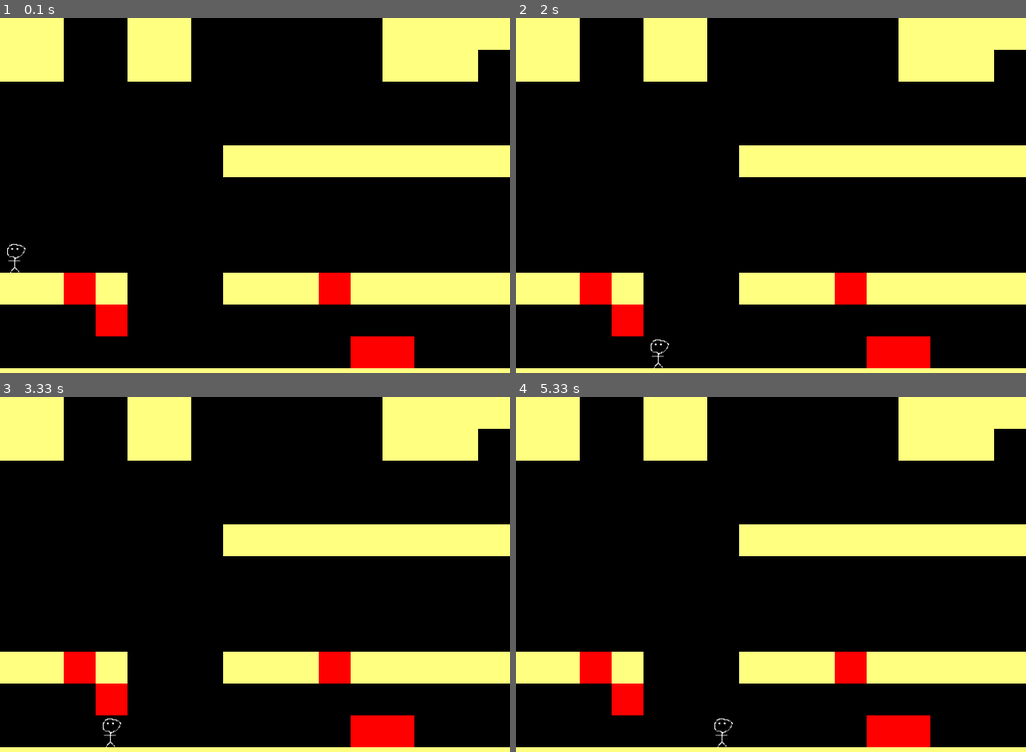
Above: before the commit, frames 1-4 (two rows, left to right).
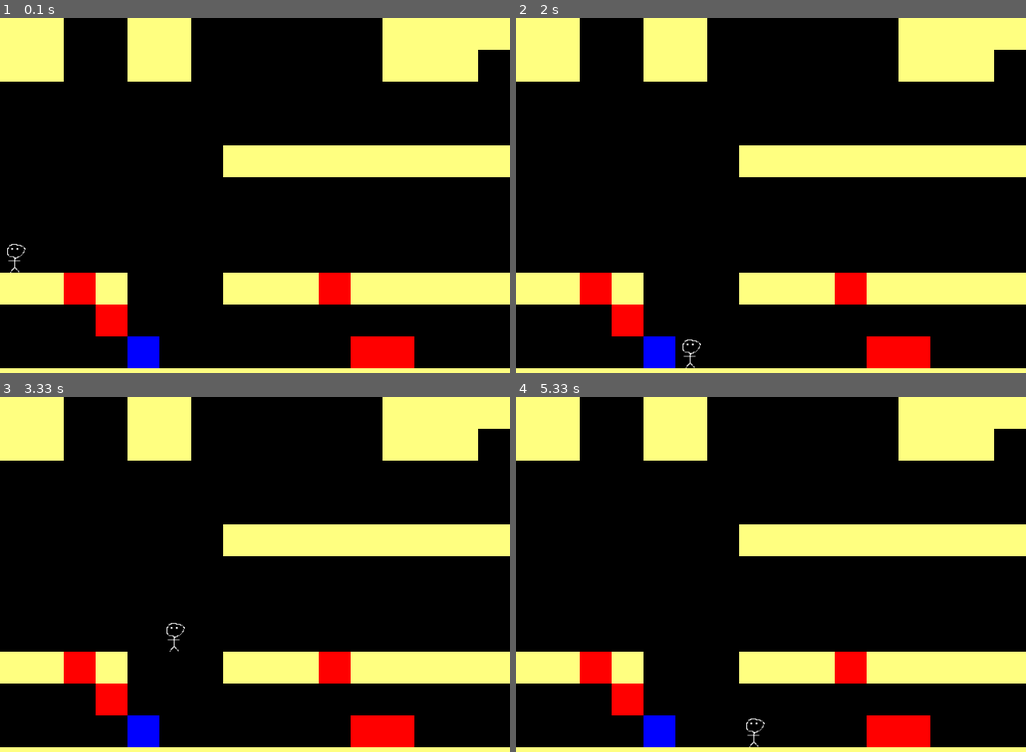
Above: after the commit, the same moments.

Repository: jsbueno/pybr21_pygame_tutorial
Game: pygame game, started from jogo.py
Two runs of this game, one before a commit and one after it. Both use one fixed random seed, a clock stepped at 60 frames per second and the inputs below.
Inputs:
- Up to frame 1 (0.1 s): no input
- Up to frame 2 (2 s): hold Right 0.33-0.8 s; hold Up 0.83-1.13 s; hold Right 1.17-1.63 s; hold Left from 1.67 s (still down)
- Up to frame 3 (3.33 s): release Left at 2.2 s; hold Up from 3 s (still down)
- Up to frame 4 (5.33 s): release Up at 3.37 s; hold Right 3.4-4.03 s; hold Left 4.47-4.93 s; hold Right from 4.97 s (still down)

The runs differ from the first frame. In frame 1, 0.6% of the frame differs, in the area x 25-32%, y 89-99%; in frame 2, 0.6%; in frame 3, 0.7%, in the area x 20-37%, y 63-99%; in frame 4, 0.7%.

Commit message:
Refatorando para acrescentar monstros

Diff:
--- a/jogo.py
+++ b/jogo.py
@@ -16,11 +16,6 @@
 class GameNextStage(GameMessage):
     pass
 
-paredes = {
-    "#": { "color":(255, 255, 128)},
-    "*": { "color": (255, 0, 0)},
-    "E": {"exit": True, "color": (0, 255, 0)},
-}
 
 
 class Mapa:
@@ -50,21 +45,47 @@
             valor = None
         return valor
 
+class Base:
+    arquivo_imagem: str
 
-
-class Personagem:
-    def __init__(self, caminho, mapa, x, y):
+    def __init__(self,mapa, x, y):
         self.x = x
         self.y = y
         self.vx = 0
         self.vy = 0
         self.mapa = mapa
-        self.carrega_imagem(caminho)
+        self.carrega_imagem()
         self.tempo_de_pulo = 0
 
     @property
     def esta_no_chao(self):
         return self.mapa[self.ix, self.iy + 1] is not None
+
+    def movimento(self):
+        if self.x < 0: self.x= 0
+        if self.y < 0: self.y= 0
+        if self.x >= self.mapa.largura:
+            self.x = self.mapa.largura - 1
+        if self.y >= self.mapa.altura:
+            self.y = self.mapa.altura - 1
+
+    @property
+    def ix(self):
+        return round(self.x)
+
+    @property
+    def iy(self):
+        return round(self.y)
+
+    def carrega_imagem(self):
+        imagem = pygame.image.load(self.arquivo_imagem)
+        escala = 1 / (imagem.get_width() / BL)
+        imagem = pygame.transform.rotozoom(imagem, 0, escala)
+        self.imagem = imagem
+
+
+class Personagem(Base):
+    arquivo_imagem = "hominho.png"
 
     def movimento(self, eventos):
         ox, oy = self.x, self.y
@@ -98,10 +119,7 @@
             #if self.mapa.deslocamento < 0:
                 #self.mapa.deslocamento = 0
 
-        if self.x < 0: self.x= 0
-        if self.y < 0: self.y= 0
-        if self.x >= self.mapa.largura: self.x = self.mapa.largura - 1
-        if self.y >= self.mapa.altura: self.y = self.mapa.altura - 1
+        super().movimento()
 
         valor = self.mapa[self.x, self.y]
         if valor:
@@ -116,19 +134,18 @@
                     self.vy += v
         self.tempo_de_pulo = max(self.tempo_de_pulo - 1, 0)
 
-    @property
-    def ix(self):
-        return round(self.x)
+class Monstro(Base):
+    arquivo_imagem = "personagem.png"
 
-    @property
-    def iy(self):
-        return round(self.y)
+    def movimento(self):
+        self.x += v
 
-    def carrega_imagem(self, caminho):
-        imagem = pygame.image.load(caminho)
-        escala = 1 / (imagem.get_width() / BL)
-        imagem = pygame.transform.rotozoom(imagem, 0, escala)
-        self.imagem = imagem
+paredes = {
+    "#": { "color":(255, 255, 128)},
+    "*": { "color": (255, 0, 0)},
+    "E": {"exit": True, "color": (0, 255, 0)},
+    "M": {"class": Monstro, "color": (0, 0, 255)},
+}
 
 def desenha(tela, personagem, mapa):
             tela.fill(FUNDO)
@@ -137,7 +154,6 @@
                     valor = mapa[mapa.deslocamento + mx, mapa.des_y + my]
                     if valor:
                         pygame.draw.rect(tela, paredes[valor]["color"] , (mx * BL, my * BL, BL, BL))
-
 
             if personagem.vx or personagem.vy:
                 x = (personagem.ix - mapa.deslocamento) * BL
@@ -153,7 +169,7 @@
 def principal():
     tela = pygame.display.set_mode(TAMANHO)
     mapa = Mapa("mapa0.txt")
-    personagem = Personagem("hominho.png", mapa, 0, 7)
+    personagem = Personagem(mapa, 0, 7)
 
     while True:
         eventos = pygame.event.get()
--- a/mapa0.txt
+++ b/mapa0.txt
@@ -8,5 +8,5 @@
                                                                                ##############  #
 ##*#   ###*#####     ###   ##########                                                          #
    *                                                                                           #
-           **                                      E                                           #
+    M      **              M                       E                                           #
 ################################################################################################
